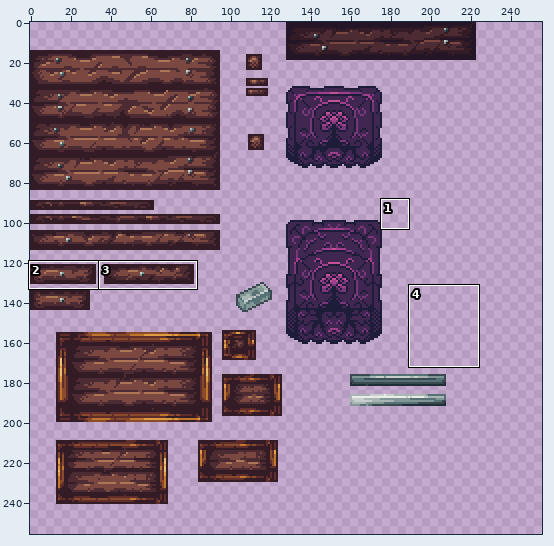
File history of a pixel-art file, Textures/Environment/ToolTable.aseprite. Above: a wide view before the commit, with the close-up outlined.
Close-up. The starting point:
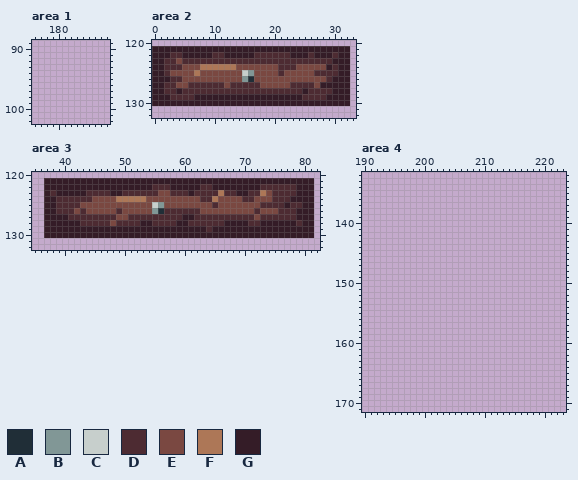
256x256 pixels, 1 frame. Shown: area 1: x 176..188, y 89..102; area 2: x 0..33, y 120..132; area 3: x 35..82, y 120..132; area 4: x 190..223, y 132..171. The commit also changed other parts of the picture, which this record leaves out.
Palette (. is transparent): A #202e37  B #819796  C #c7cfcc  D #4d2b32  E #7a4841  F #ad7757  G #341c27
Pixels before, area 2, first column x 0:
121 GGGGGGGGGGGGGGGGGGGGGGGGGGGGGGGGG
122 GGGDDGGGGGDDGGGGGDDDDDDGGGDGGGDGG
123 GGDDEDDDDDDDDDDDDDDDDDDDDDDDDDGGG
124 GGDDDEEEFFFFFFEEEEEEEDDDEEEEEGDGG
125 GGDEEEEFEEEEEEECBEEEEDEEEEEDDDDGG
126 GGGDDEEEEEEEEEEBAEEEEEEEEEEEEDGGG
127 GGDDEEDDDDDDEDDDDDEEEEEDDDDEGGGGG
128 GGDDGDDDDDDDDDDDDDDDDDDDDGDDDDGGG
129 GGGDDDDGGGGGGGGGGGGGGGGGGDDDDGGGG
130 GGGGGGGGGGGGGGGGGGGGGGGGGGGGGGGGG
Pixels before, area 3, first column x 37:
121 GGGGGGGGGGGGGGGGGGGGGGGGGGGGGGGGGGGGGGGGGGGGG
122 GGGGGGGGGGGGGGGGGGDDDGGGGGDDGGGGGGGGDDDDDDGGG
123 GDGGGGGDDDDGGDDDDDDEEDDDGDDDDFDDGGDDFEDDDDGGG
124 GGDDDDDDEEEEFFFFFEEEEEEEEEDDFEEEEDDEEEDDDGGGG
125 GGDDDDEEEEEEEEEEEECBEEEEEEEEDEEEEEEEDDDDGDDGG
126 GGDDDEDEEEEEDEEEEEBADDDDDDEEEEEEEEEDEEEDDDGGG
127 GGGGDDDDDDDDEEDDDDDDDDDGGDDDDDDDDDDEDDDDDDGGG
128 GGGGGGDDDDDEDDDDGGDDDDGGDDDDDDGGGGDDGGGGGGDGG
129 GGGGGGGGGGGGGGGGGGGGGGGGGGGDGGGGGGGGGGGGGGGGG
130 GGGGGGGGGGGGGGGGGGGGGGGGGGGGGGGGGGGGGGGGGGGGG
The same view after the edit:
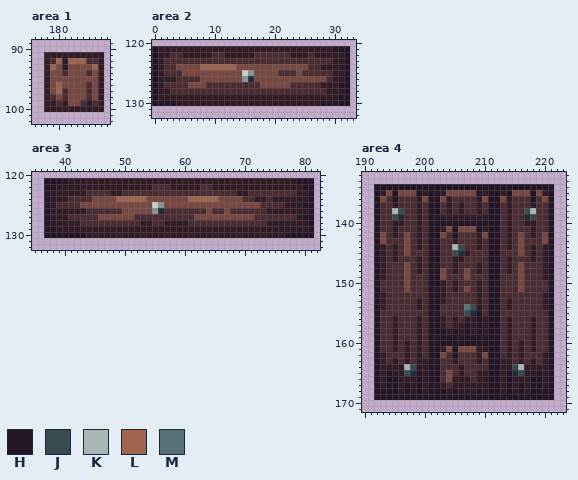
Colours new in this view: H #241527  J #394a50  K #a8b5b2  L #a0634e  M #577277
Changes in this commit:
Changed rows in their new state; - is an unchanged pixel.
Area 1:
first column x 178:
 91 GGGGGGGGGG
 92 GDLGLLLDDG
 93 GLEGEEEELG
 94 GEEDEEEDEG
 95 GEEEEEEEEG
 96 GELEEEEDEG
 97 GELDEEEDEG
 98 GDEDEEEDEG
 99 GGDGEEDGDG
100 GGGGGGGGGG
Area 2:
first column x 0:
121 H-----------------------------HHH
122 H-----------------------------G-H
123 H---D---------------------------H
124 H---E---LLLLLL-------EEE--DDG-G-H
125 H--DD--E--------------DD-DD---G-H
126 H--G-DDD------------------------H
127 H---DDEEE---D--------------D---HH
128 H-G-D--------------------D---G--H
129 H--GGGG------------------GGGG--HH
130 HHHH------------------------HHHHH
Area 3:
first column x 37:
121 HHHH--------------------------------------HHH
122 HH----------------------------------GGGGGG-HH
123 HG-----------------DD---D----D------DD------H
124 H-GG--------LLLLL-------LLLLL------GGDGGG---H
125 H---------------------------E------------GGHH
126 H-GGGGGDDDDD--------------D-DD-DDDD-DGGGGG--H
127 H--------EEE--E--------DDEEEEEEEEEED-------HH
128 H----------D--------GG--------DDDD--D-----G-H
129 HH-------------------------G----------------H
130 HHHHHHH---------------------------------HHHHH
Area 4:
first column x 192:
134 HHHHHHHHHHHHHHHHHHHHHHHHHHHHHH
135 HGEHEEEHGHHGEEEEEHGHHGHEEEHEGH
136 HEDHDDDGEHHEGDDDDGEHHEGDDDHDEH
137 HDDGDDDGDHHDGDGDDGDHHDGDDDGDDH
138 HDDKJDDGDHHDGDGDDGDHHDGDDJKDDH
139 HDDJADDGDHHGGGGGGGGHHDGDDAJDDH
140 HDDGGDDGDHHHHHHHHHHHHDGDDGGDDH
141 HDDGDDDGDHHGEHEEEHGHHDGDDDGDDH
142 HEDGDEDGDHHEDHDDDGEHHDGDEDGDEH
143 HEDDDEDGDHHDDGDDDGDHHDGDEDDDEH
144 HGDGDEDGDHHDDKJDDGDHHDGDEDGDGH
145 HGDGDEDDDHHDDJAGDDDHHDDDEDGDGH
146 HGDGDDDGDHHDDGGDDDDHHDGDDDGDGH
147 HGDDDEDGDHHDDGDDDGDHHDGDEDDDGH
148 HGDDDEDGDHHEDGDEDGDHHDGDEDDDGH
149 HGDDDEDDDHHEDDDEDDDHHDDDEDDDGH
150 HDDDDEDDDHHGDGDDDGDHHDDDEDDDDH
151 HDDDDEDDDHHGDGDEDGDHHDDDEDDDDH
152 HGDDDDDDDHHGDDDDDGDHHDDDDDDDGH
153 HGDDDDDGDHHGDDDDDGDHHDGDDDDDGH
154 HGDDDDDGDHHDDDDMJGDHHDGDDDDDGH
155 HDDDDDDDDHHDDDDJAHDHHDDDDDDDDH
156 HDDGDDDGDHHGDGDGGHGHHDGDDDGDDH
157 HDDGDDDGDHHGDGGHGHGHHDGDDDGDDH
158 HDDGDDDGDHHHGHGHGHGHHDGDDDGDDH
159 HDDGDDDGDHHHHHHHHHHHHDGDDDGDDH
160 HDDGDGDGDHHHHHHHHHHHHDGDGDGDDH
161 HDDGDGDGDHHGEHEEEGGHHDGDGDGDDH
162 HGDDDGDGDHHEDHDDDGEHHDGDGDDDGH
163 HGDGDGDGGHHDDGDDDGDHHGGDGDGDGH
164 HGGGGKJGGHHDDDGDDDDHHGGJKGGGGH
165 HGHGGJAHGHHDEDGDDGGHHGHAJGGHGH
166 HGHHGGGHGHHDEGGGDGGHHGHGGGHHGH
167 HGHHGHGHGHHGDGGGGGGHHGHGHGHHGH
168 HHHHGHGHGHHHGHGGGHGHHGHGHGHHHH
169 HHHHHHHHHHHHHHHHHHHHHHHHHHHHHH
Boxes around the changes in both close-ups, in picture pixels (x1, y1, x2, y2):
added: (44, 52, 104, 112)
changed: (152, 46, 236, 106)
changed: (278, 46, 350, 106)
changed: (44, 178, 314, 238)
added: (374, 184, 554, 400)
